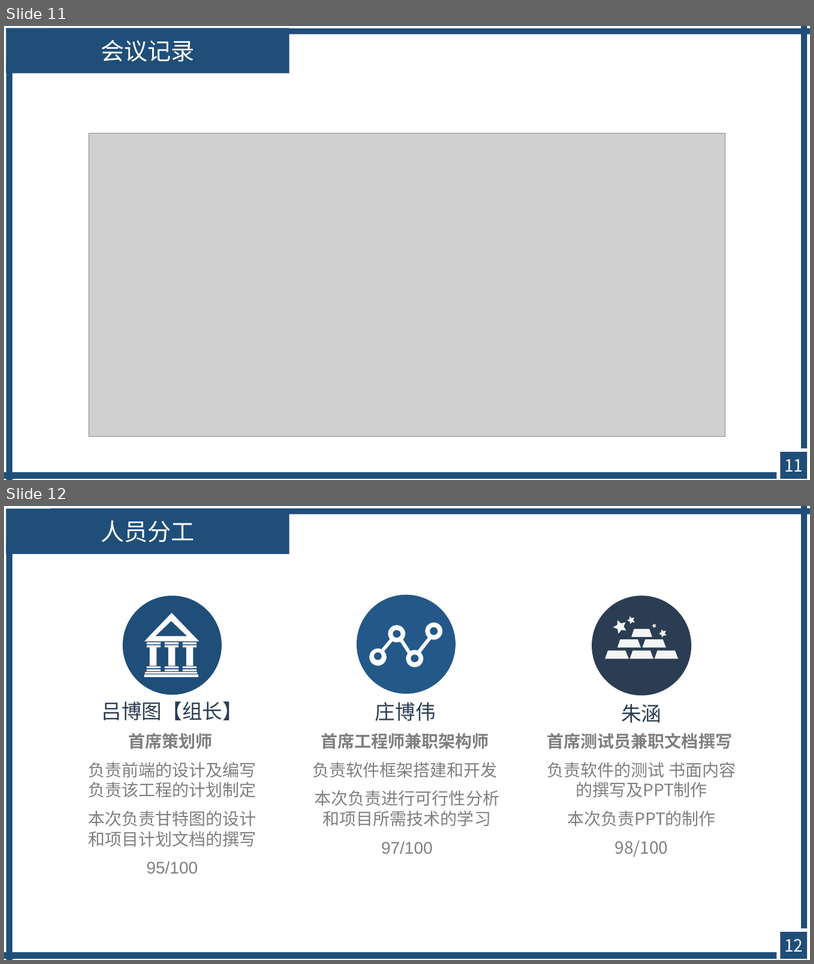
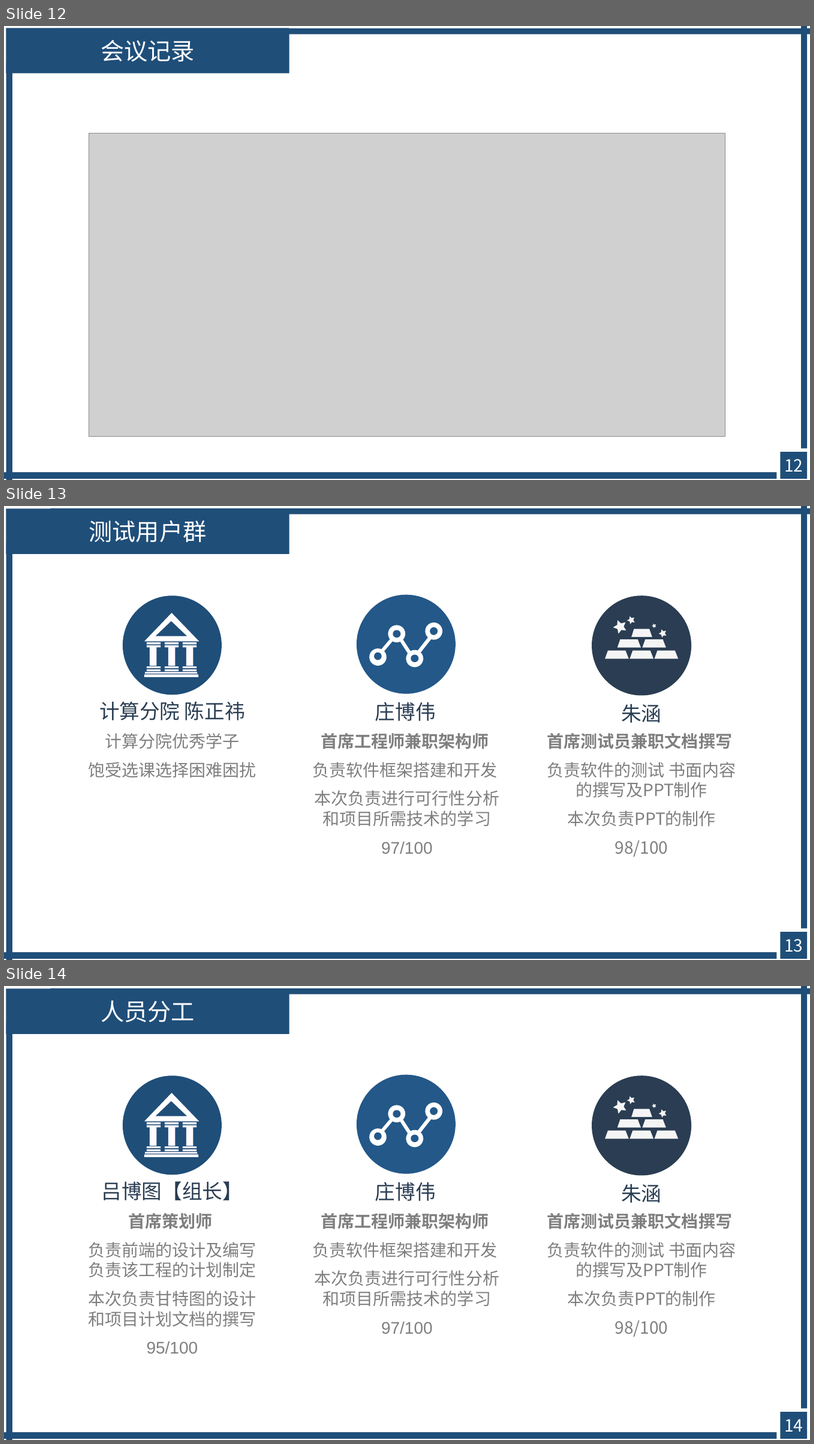
Before and after one commit to avgstuBoboge/SE2020-document, a slide deck: ppt/SE2020-G16-项目计划.ppt. Shown one above the other, each under a label of ours: slides 11 and 12 before the commit, slides 12, 13 and 14 after it. The pictures are 814x964 and 814x1444 pixels, drawn with LibreOffice and Linux fonts; fonts in the diff are those of the drawing; grey boxes stand for pictures. Boxes give left, top, right and bottom in pixels: in the first picture for what was removed or moved away, otherwise in the second. Text is boxed around its words. In the diff, an @@ line names an element or a change of style, - is before the commit and + after.

```diff
--- a/ppt/SE2020-G16-项目计划.ppt
+++ b/ppt/SE2020-G16-项目计划.ppt
@@ slide 13 added at bbox=[4, 506, 810, 960], background #FFFFFF @@
@@ rectangle added at bbox=[6, 508, 289, 554], fill #1F4E79, 28 pt, text #FFFFFF @@
+测试用户群
@@ rectangle added at bbox=[51, 508, 810, 514], fill #1F4E79 @@
@@ rectangle added at bbox=[801, 506, 807, 928], fill #1F4E79 @@
@@ rectangle added at bbox=[6, 543, 12, 959], fill #1F4E79 @@
@@ group added at bbox=[356, 595, 456, 694]: 9 ellipses, 3 freeform shapes @@
@@ group added at bbox=[591, 595, 692, 695]: 10 freeform shapes, 1 ellipse @@
@@ group added at bbox=[122, 595, 222, 694]: 17 rectangles, 2 freeform shapes, 1 ellipse @@
@@ text added at bbox=[99, 701, 245, 720], 24 pt, text #2A3D52 @@
+计算分院 陈正祎
@@ text added at bbox=[375, 702, 436, 721], 24 pt, text #2A3D52 @@
+庄博伟
@@ text added at bbox=[621, 703, 662, 723], 24 pt, text #2A3D52 @@
+朱涵
@@ text added at bbox=[88, 733, 256, 777], 20 pt, text #7F7F7F @@
+计算分院优秀学子
+饱受选课选择困难困扰
@@ text added at bbox=[312, 733, 500, 853], 20 pt, text #7F7F7F @@
+首席工程师兼职架构师
+负责软件框架搭建和开发
+本次负责进行可行性分析和项目所需技术的学习
+97/100
@@ text added at bbox=[548, 733, 736, 856], 20 pt, text #7F7F7F @@
+首席测试员兼职文档撰写
+负责软件的测试 书面内容的撰写及PPT制作
+本次负责PPT的制作
+98/100
@@ rectangle added at bbox=[780, 931, 807, 958], fill #1F4E79 @@
@@ rectangle added at bbox=[4, 952, 777, 958], fill #1F4E79 @@
@@ page number added at bbox=[785, 939, 803, 952], 20 pt, text #FFFFFF @@
+13
@@ what was slide 11 is now slide 12 @@
@@ page number at bbox=[785, 459, 803, 471]: text changed @@
-11
+12
@@ what was slide 12 is now slide 14 @@
@@ page number at bbox=[785, 1419, 803, 1431]: text changed @@
-12
+14
```
Also in this commit, not shown: 5 slides changed, 1 other slide added, 1 other file.
